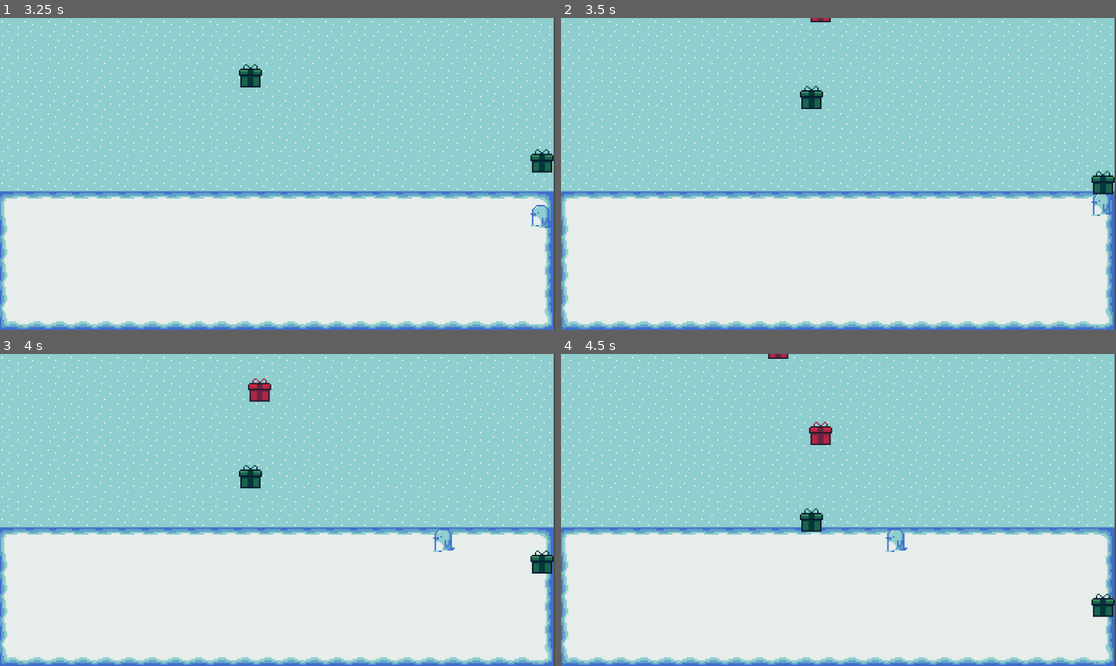
Above: before the commit, frames 1-4 (two rows, left to right).
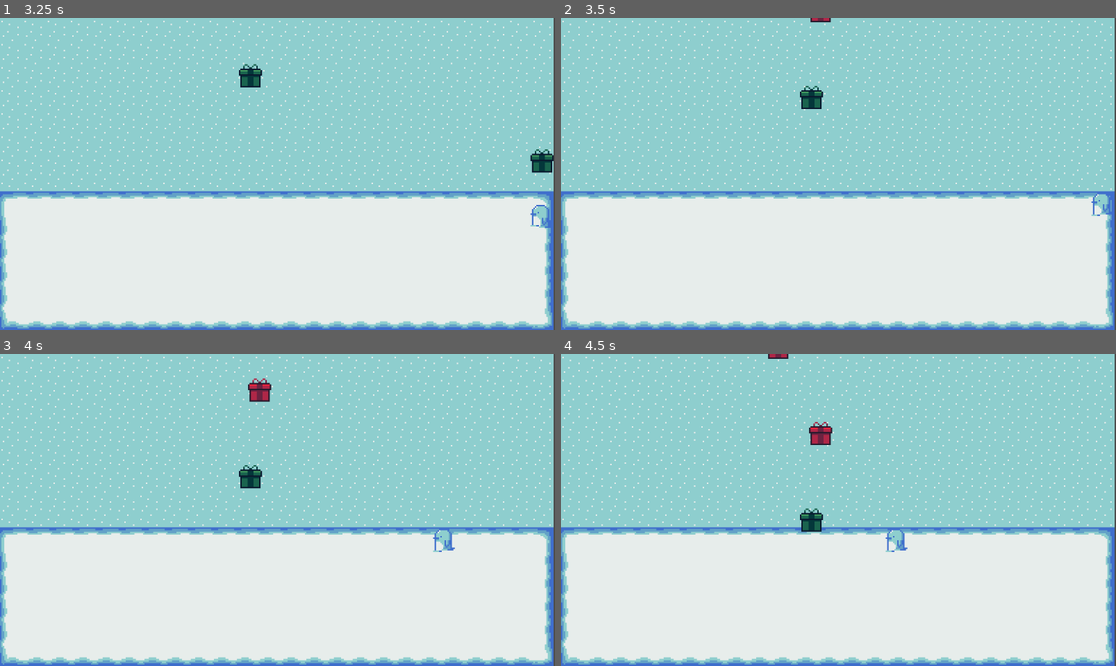
Above: after the commit, the same moments.

Repository: emilykrohn/Waddle
Game: Godot game, scene res://Scenes/main.tscn
Two runs of this game, one before a commit and one after it. Both use one fixed random seed, a clock stepped at 60 frames per second and the inputs below.
Inputs:
- Up to frame 1 (3.25 s): tap Enter at 0.5 s; hold D (right) 0.53-1.28 s; hold S (down) 1.28-2.03 s; hold D (right) 2.03-2.78 s; hold W (up) from 2.78 s (still down)
- Up to frame 2 (3.5 s): keep holding W (up)
- Up to frame 3 (4 s): release W (up) at 3.53 s; hold A (left) from 3.53 s (still down)
- Up to frame 4 (4.5 s): keep holding A (left)

Frame 1 is identical in both runs. In frame 2, 0.3% of the frame differs, in the area x 95-100%, y 48-57%; in frame 3, 0.3%; in frame 4, 0.3%.

Commit message:
Player picks up present
Present deleted from scene on player collision

Diff:
--- a/Scenes/player.tscn
+++ b/Scenes/player.tscn
@@ -7,6 +7,7 @@
 [ext_resource type="Texture2D" uid="uid://0mfywqkoxi6b" path="res://Art/Penguin/CarryYellowPresent.png" id="4_3f0tg"]
 [ext_resource type="Script" path="res://Scripts/PlayerMovement.gd" id="6_ewli6"]
 [ext_resource type="Script" path="res://Scripts/AnimationPlayer.gd" id="7_gpbcx"]
+[ext_resource type="Script" path="res://Scripts/Collect.gd" id="8_qciey"]
 
 [sub_resource type="AtlasTexture" id="AtlasTexture_auhsa"]
 atlas = ExtResource("1_uymub")
@@ -179,8 +180,14 @@
 unique_name_in_owner = true
 script = ExtResource("7_gpbcx")
 
+[node name="Collect" type="Node" parent="."]
+unique_name_in_owner = true
+script = ExtResource("8_qciey")
+
 [node name="Area2D" type="Area2D" parent="."]
 
 [node name="CollisionShape2D" type="CollisionShape2D" parent="Area2D"]
 position = Vector2(0, -1.5)
 shape = SubResource("RectangleShape2D_r80li")
+
+[connection signal="area_entered" from="Area2D" to="Collect" method="_on_area_2d_area_entered"]
--- a/Scripts/Collect.gd
+++ b/Scripts/Collect.gd
@@ -3,12 +3,20 @@
 var color
 var collected := false
 
-func _on_area_2d_body_entered(body):
+func _on_area_2d_area_entered(area):
 	if not collected:
-		if body.name == "yellow_present":
+		if area.name == "YellowPresent":
 			color = "yellow"
-		elif body.name == "red_present":
+			area.queue_free()
+			print("yellow")
+			collected = true
+		elif area.name == "RedPresent":
 			color = "red"
-		elif body.name == "green_present":
+			area.queue_free()
+			print("red")
+			collected = true
+		elif area.name == "GreenPresent":
 			color = "green"
-		collected = true
+			area.queue_free()
+			print("green")
+			collected = true
Not shown: 1 places in Scenes/player.tscn that only renumber resources
